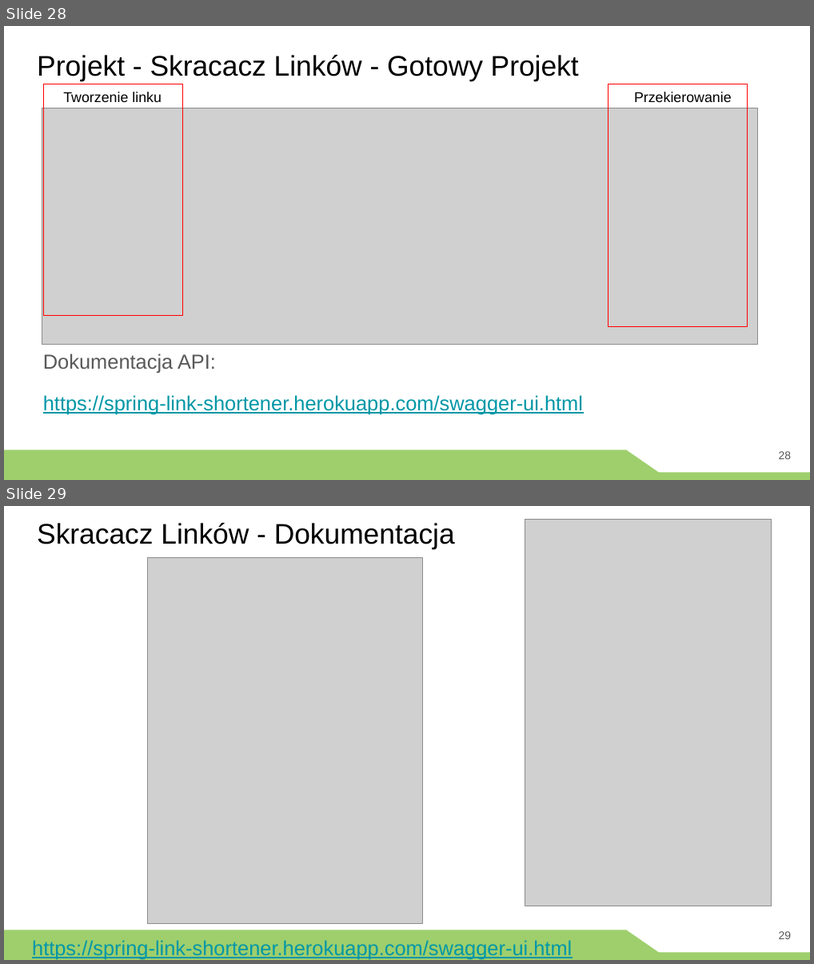
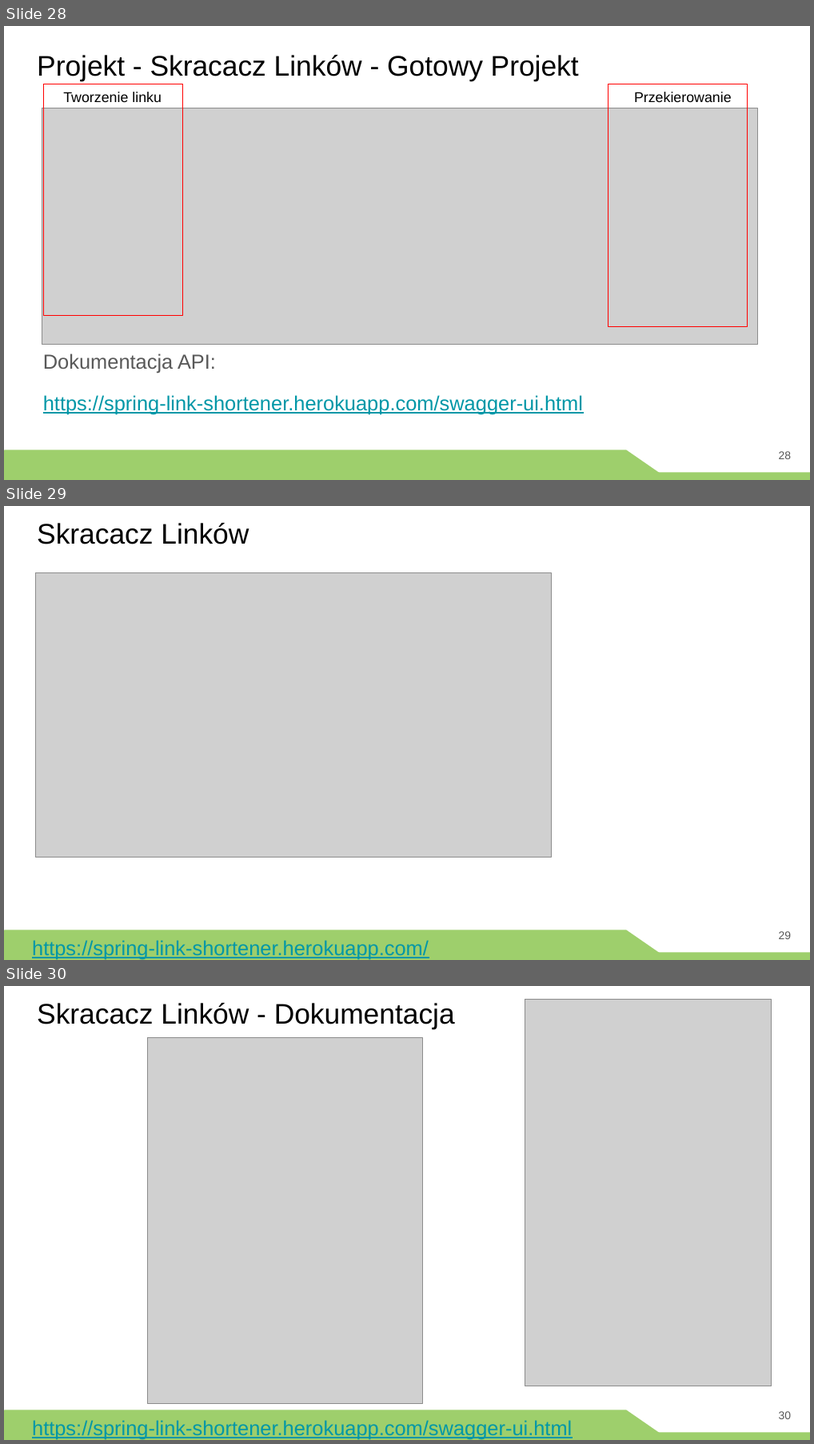
Before and after one commit to greencashew/warsztaty-podstawy-springa, a slide deck: prezentacja/szkolenie spring.pptx. Shown one above the other, each under a label of ours: slides 28 and 29 before the commit, slides 28, 29 and 30 after it. The pictures are 814x964 and 814x1444 pixels, drawn with LibreOffice and Linux fonts; fonts in the diff are those of the drawing; grey boxes stand for pictures. Boxes give left, top, right and bottom in pixels: in the first picture for what was removed or moved away, otherwise in the second. Text is boxed around its words. In the diff, an @@ line names an element or a change of style, - is before the commit and + after.

```diff
--- a/prezentacja/szkolenie spring.pptx
+++ b/prezentacja/szkolenie spring.pptx
@@ slide 29 added at [4, 506, 810, 960], background #FFFFFF; not listed: 2 template elements that a slide beside it also shows @@
@@ title added at [37, 523, 249, 544], 27.9 pt, text #000000 @@
+Skracacz Linków
@@ picture added at [35, 572, 551, 856] @@
@@ page number added at [779, 931, 792, 939], 11 pt, text #595959 @@
+29
@@ text added at [32, 940, 429, 959], 20 pt, text #0097A7, underline @@
+https://spring-link-shortener.herokuapp.com/
@@ what was slide 29 is now slide 30 @@
@@ page number at [779, 1411, 792, 1419]: text changed @@
-29
+30
```
Also in this commit, not shown: 15 slides changed, 1 other file.
